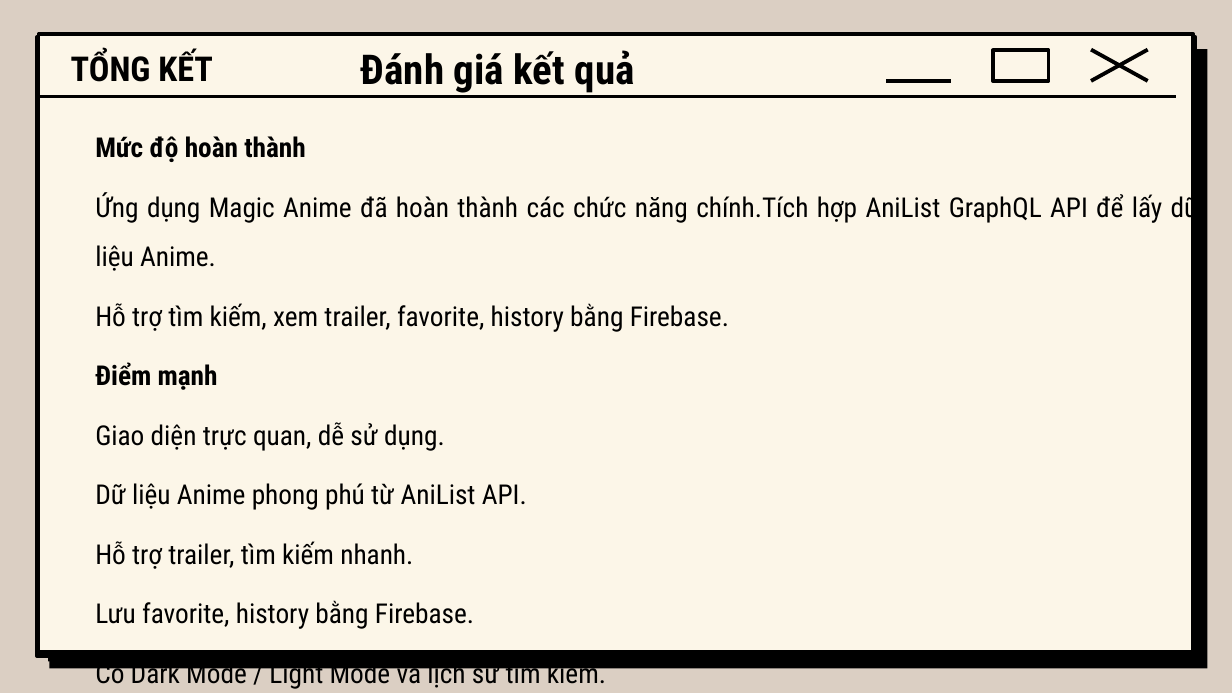
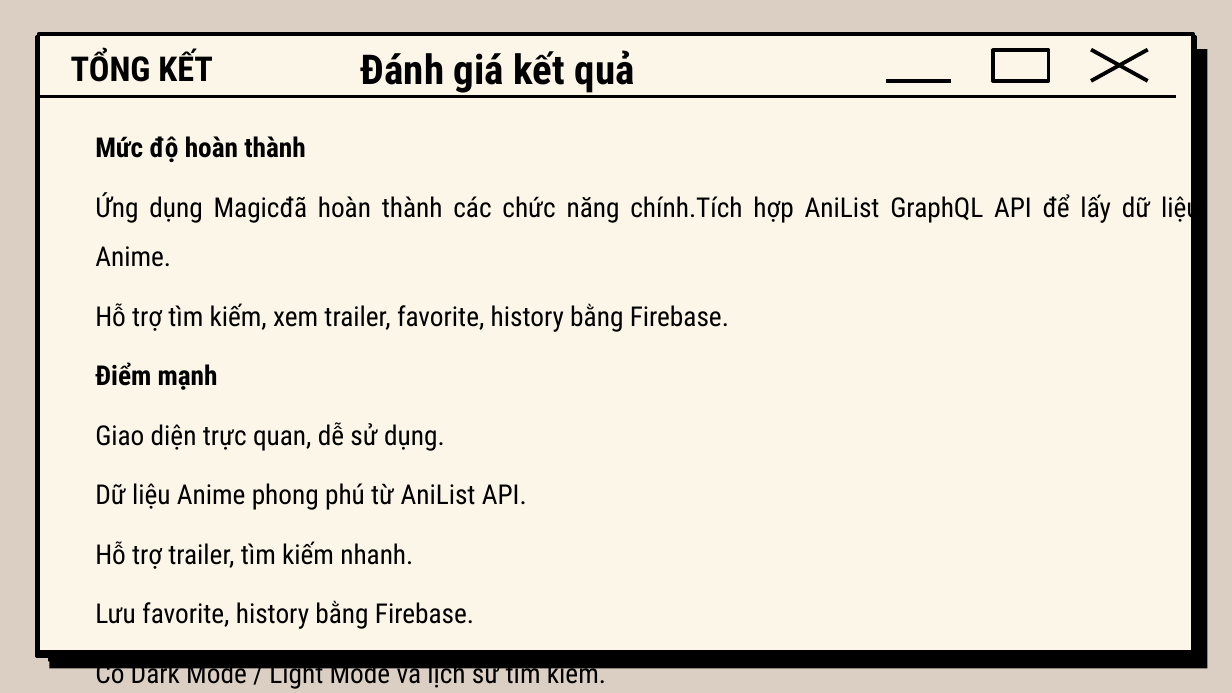
Before and after one commit to Manhwa-Academy/trailer, a slide deck: slide 33 of baocao/báo cáo.pptx. Drawn at 1232x693 pixels with LibreOffice and Linux fonts; fonts in the diff are those of the drawing; background and template pictures are left out. Boxes give left, top, right and bottom in pixels: in the first picture for what was removed or moved away, otherwise in the second. Text is boxed around its words. In the diff, an @@ line names an element or a change of style, - is before the commit and + after.

```diff
--- a/baocao/báo cáo.pptx
+++ b/baocao/báo cáo.pptx
@@ subtitle at (x1=95, y1=192, x2=1200, y2=267): text changed @@
-Ứng dụng Magic Anime đã hoàn thành các chức năng chính.Tích hợp AniList GraphQL API để lấy dữ liệu Anime.
+Ứng dụng Magicđã hoàn thành các chức năng chính.Tích hợp AniList GraphQL API để lấy dữ liệu Anime.
```
Also in this commit, not shown: 14 other slides changed.
